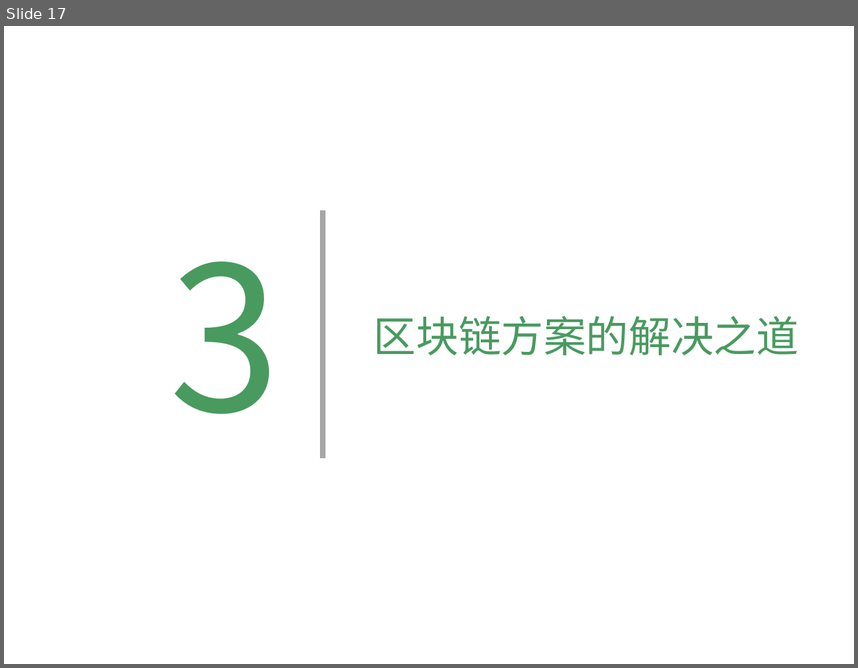
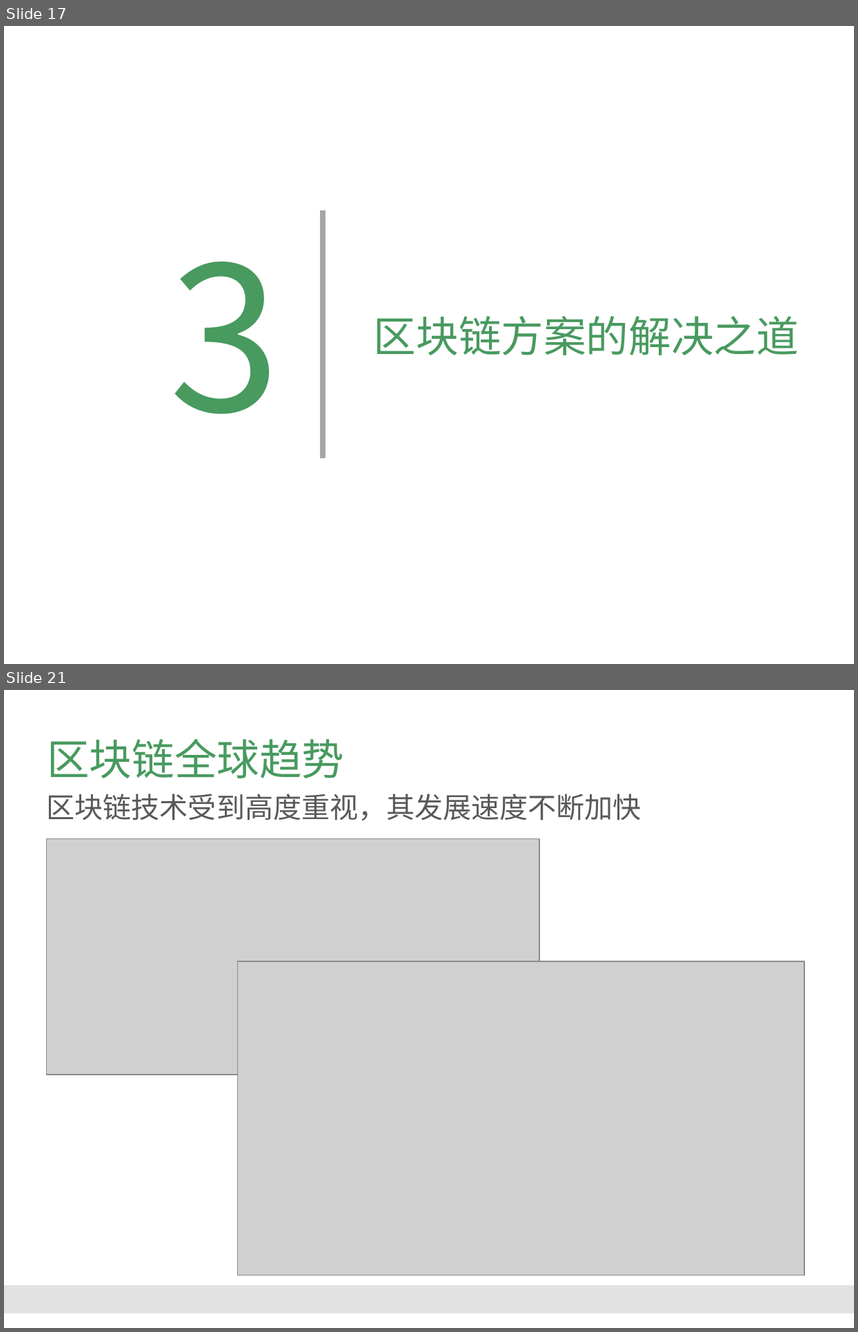
Before and after one commit to Catfeeds/DOC, a slide deck: A阿曼/proposal for Oman.pptx. Shown one above the other, each under a label of ours: slide 17 before the commit, slides 17 and 21 after it; the slides between them are not shown. The pictures are 858x668 and 858x1332 pixels, drawn with LibreOffice and Linux fonts; fonts in the diff are those of the drawing; grey boxes stand for pictures; background and template pictures are left out. Boxes give left, top, right and bottom in pixels: in the first picture for what was removed or moved away, otherwise in the second. Text is boxed around its words. In the diff, an @@ line names an element or a change of style, - is before the commit and + after.

```diff
--- a/A阿曼/proposal for Oman.pptx
+++ b/A阿曼/proposal for Oman.pptx
@@ slide 21 added at (x1=4, y1=690, x2=854, y2=1328), background #FFFFFF @@
@@ title added at (x1=47, y1=738, x2=344, y2=778), 36 pt, text #489A5F @@
+区块链全球趋势
@@ text added at (x1=47, y1=793, x2=642, y2=820), 24 pt, text #595959 @@
+区块链技术受到高度重视，其发展速度不断加快
@@ picture added at (x1=47, y1=839, x2=539, y2=1074) @@
@@ picture added at (x1=238, y1=961, x2=805, y2=1275) @@
@@ rectangle added at (x1=4, y1=1285, x2=854, y2=1313), fill #E2E2E2 @@
```
Also in this commit, not shown: 8 slides changed, 10 other slides added, 6 slides removed.
